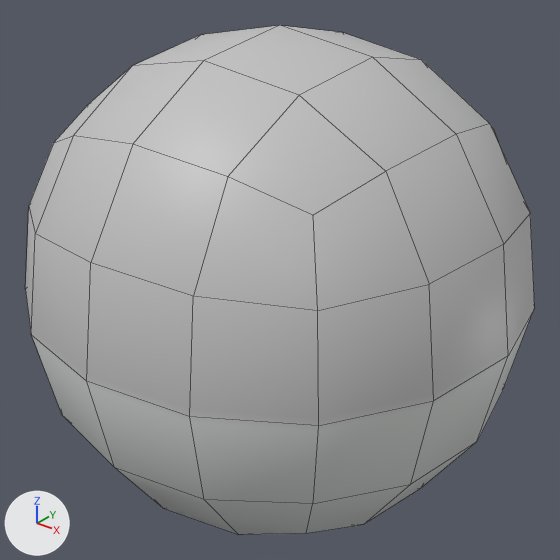
The FBX model Assets/DA/Character/PowerUps/PowerUp.fbx: old version first, new version second.
Camera for both pictures: a 50 mm lens placed at (1.642, -2.052, 1.26), pointed at (0.003, -0.003, -0.01). Arrows for +X, +Y and +Z are at lower left; the lights stay in place. The first picture is the older version. Mesh edges are drawn as thin lines.

In view in the first picture: 'PowerUpSkin'.
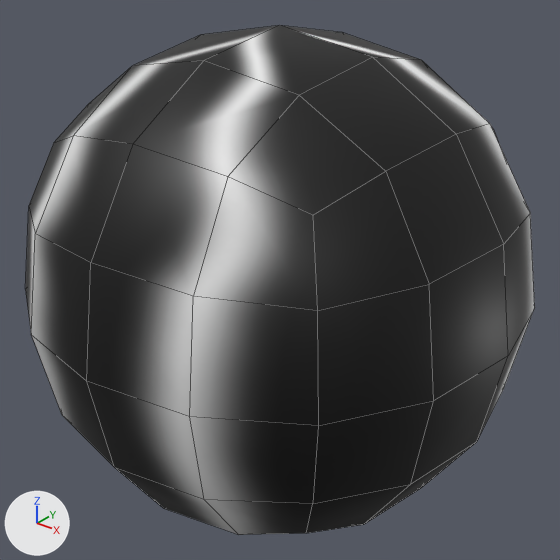
Pixel boxes [x1, y1, x2, y2] of what changed, in the pictures (560 x 560 px):
'PowerUpSkin', surface changed (darker)
    both: [26, 25, 535, 535]

What changed in the scene script:
```text
Add img_powerupboltbase_png:
    img_powerupboltbase_png = load_image('PowerUpBoltBase.png', 'PowerUpBoltBase.png', 2048, 4096, 'sRGB')
Change mat_materialsec:
    mat_materialsec.texture: img_checker_jpg -> img_powerupboltbase_png
Change me_cube_074:
    where me_cube_074.from_pydata(...)  # 98 vertices, 96 faces; spans x -0.9..0.9, y -0.9..0.9, z -0.9..0.9
    used by ob_powerupskin; location = (0.0, 0.0, 0.0)
    me_cube_074 part 1: texture (UV) coordinates of 96 of 96 faces, centred in x -0.84..0.84, y -0.84..0.84, z -0.84..0.84, changed; they spanned u 0.13..0.88, v 0.0..1.0 and now span u 0.0..1.0, v 0.25..0.75
```
